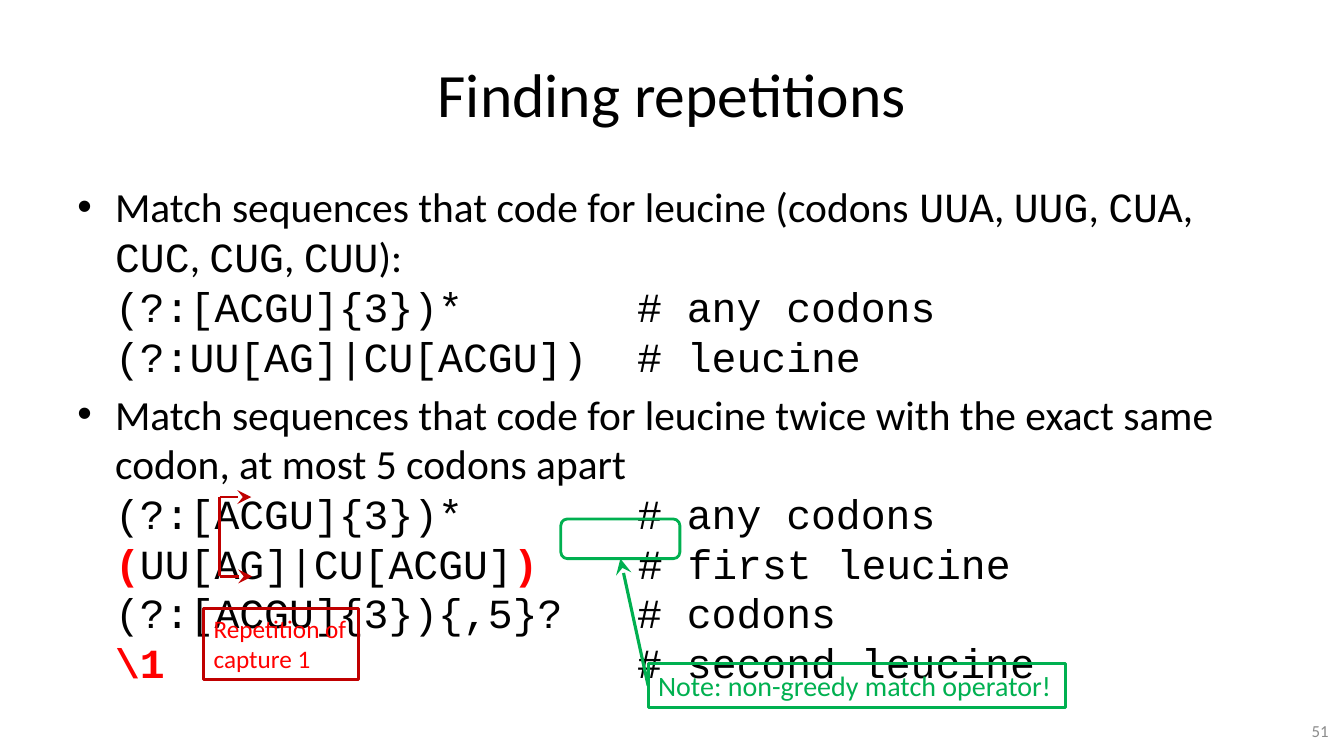
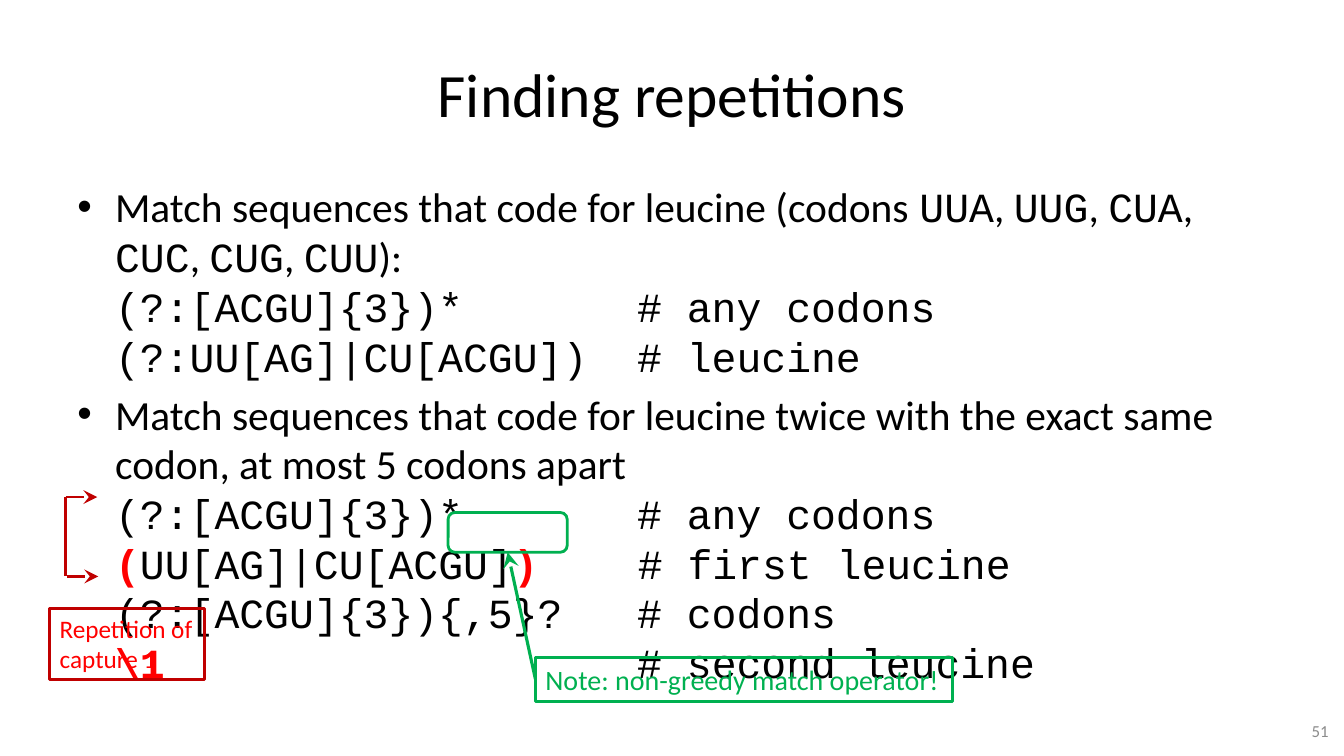
Before and after one commit to gjbex/Python-for-data-science, a slide deck: slide 51 of python_for_data_science.pptx. Drawn at 1344x756 pixels with LibreOffice and Linux fonts; fonts in the diff are those of the drawing. Boxes give left, top, right and bottom in pixels: in the first picture for what was removed or moved away, otherwise in the second. Text is boxed around its words. In the diff, an @@ line names an element or a change of style, - is before the commit and + after.

```diff
--- a/python_for_data_science.pptx
+++ b/python_for_data_science.pptx
@@ rounded rectangle: place and size @@
-rounded rectangle at (561,519,680,559)
+rounded rectangle at (449,513,568,553)
@@ arrow moved from (648, 686) - (620, 559) to (535, 680) - (508, 553) @@
@@ 2 arrows, 1 rectangle, 1 line: place and size @@
-2 arrows, 1 rectangle, 1 line at (204,497,359,680)
+2 arrows, 1 rectangle, 1 line at (49,497,205,680)
@@ rectangle "Note: non-greedy match operator!": place and size @@
-rectangle "Note: non-greedy match operator!" at (648,663,1066,708)
+rectangle "Note: non-greedy match operator!" at (535,657,953,702)
```
Also in this commit, not shown: 1 other slide changed.
